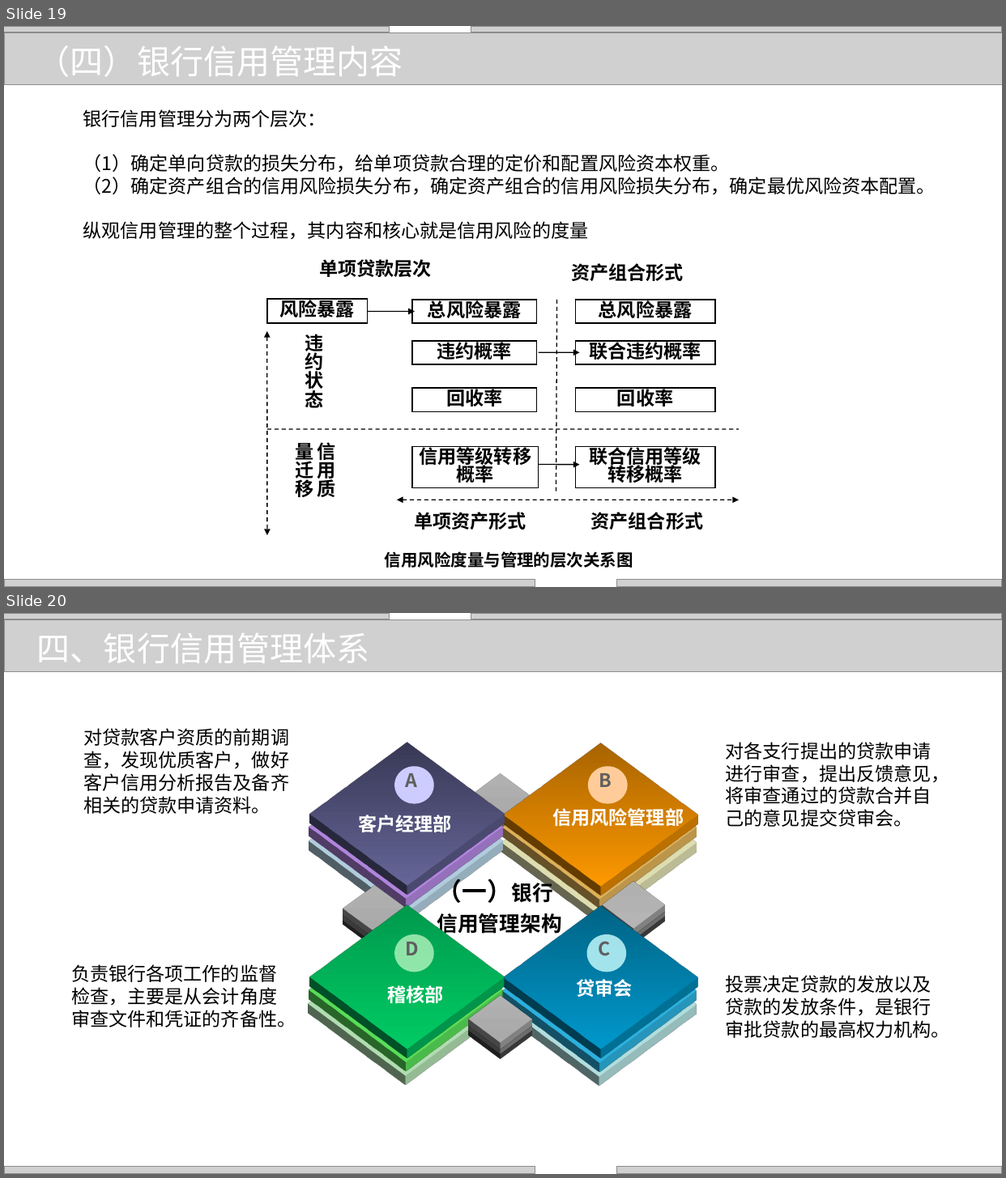
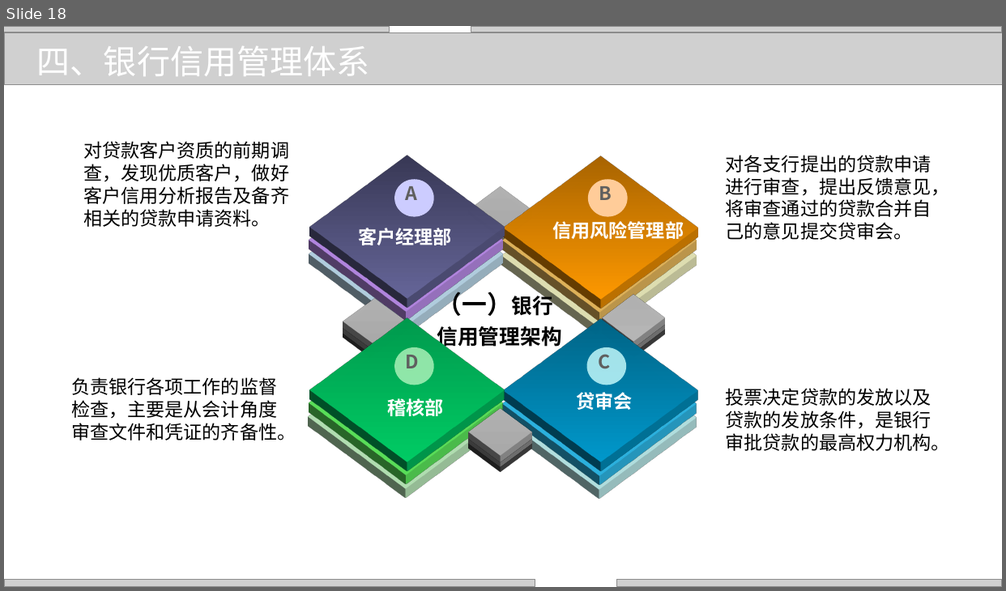
Before and after one commit to zhangjianzhang/internet_credit, a slide deck: files/slides/lecture_18.pptx. Shown one above the other, each under a label of ours: slides 19 and 20 before the commit, slide 18 after it. The pictures are 1006x1178 and 1006x591 pixels, drawn with LibreOffice and Linux fonts; fonts in the diff are those of the drawing; grey boxes stand for pictures; background and template pictures are left out. Boxes give left, top, right and bottom in pixels: in the first picture for what was removed or moved away, otherwise in the second. Text is boxed around its words. In the diff, an @@ line names an element or a change of style, - is before the commit and + after.

```diff
--- a/files/slides/lecture_18.pptx
+++ b/files/slides/lecture_18.pptx
@@ slide 19 removed at (4,26,1002,587), background picture (left out) @@
@@ picture removed at (4,32,1002,85) @@
@@ text removed at (37,46,403,76) @@
-（四）银行信用管理内容
@@ text removed at (83,109,936,240) @@
-银行信用管理分为两个层次：
-（1）确定单向贷款的损失分布，给单项贷款合理的定价和配置风险资本权重。
-（2）确定资产组合的信用风险损失分布，确定资产组合的信用风险损失分布，确定最优风险资本配置。
-纵观信用管理的整个过程，其内容和核心就是信用风险的度量
@@ group removed at (267,259,739,535): 9 rectangles, 6 texts, 3 arrows, 2 lines, 2 double arrows @@
-风险暴露
-总风险暴露
-违约概率
-信用等级转移概率
-单项贷款层次
-资产组合形式
-回收率
-总风险暴露
-联合违约概率
-回收率
-联合信用等级转移概率
-违约状态
-信用质
-量迁移
-资产组合形式
-单项资产形式
@@ text removed at (385,552,633,568) @@
-信用风险度量与管理的层次关系图
@@ group removed at (4,26,1002,587): 4 pictures @@
@@ what was slide 20 is now slide 18 @@
```
Also in this commit, not shown: 16 slides changed, 1 other slide removed, 7 other files.
